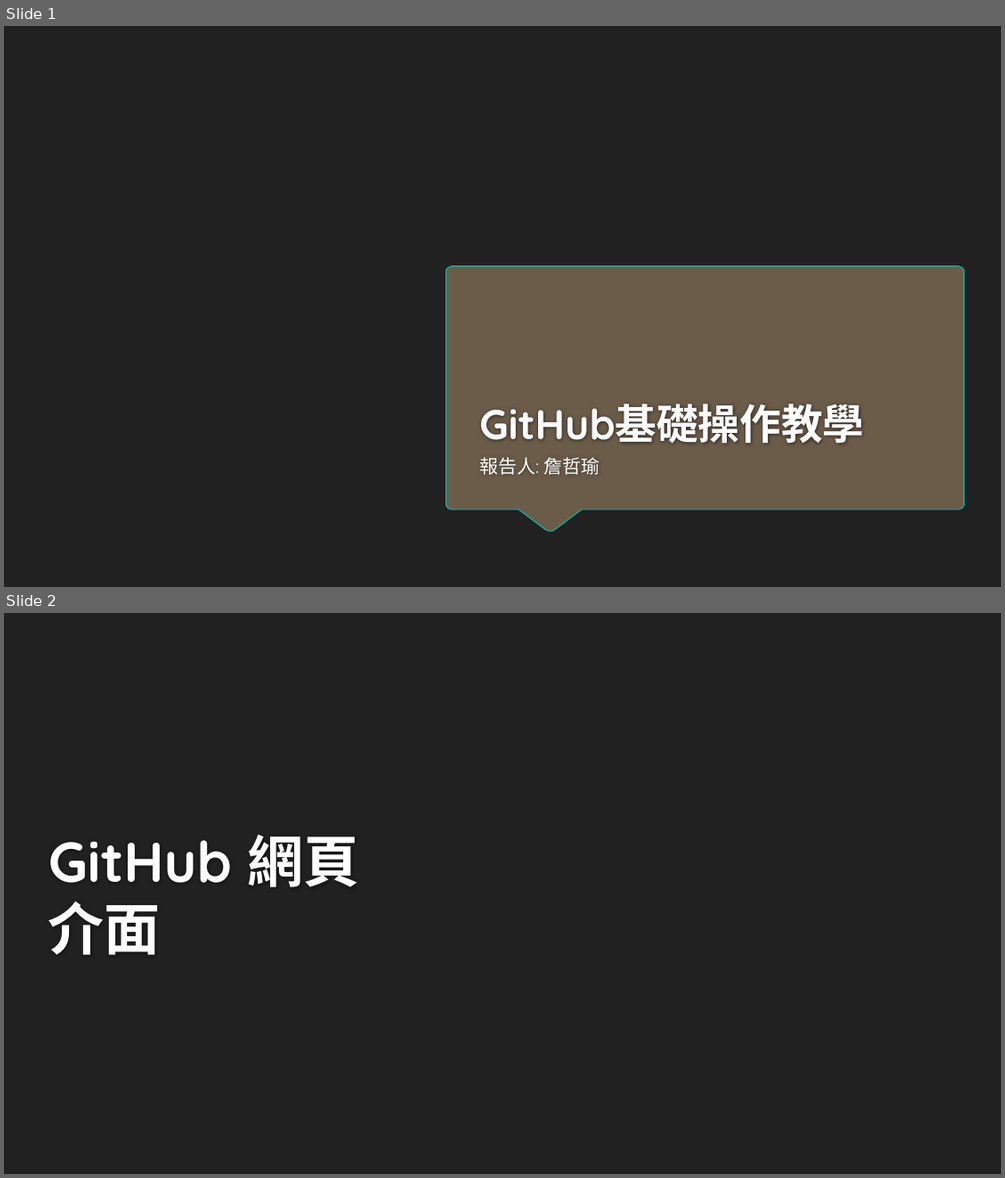
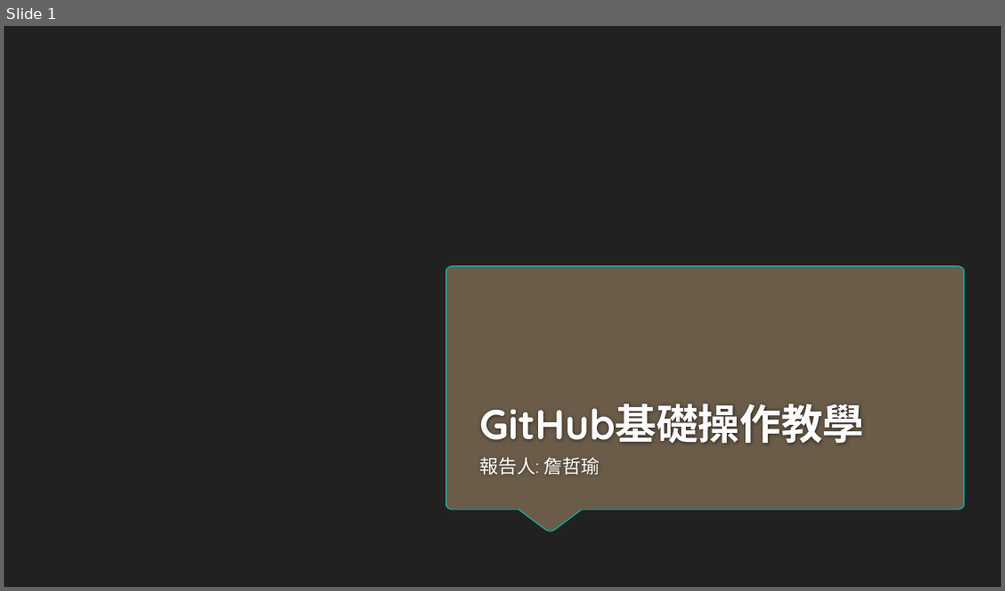
Before and after one commit to sklonely/github, a slide deck: GitHub基礎操作教學.pptx. Shown one above the other, each under a label of ours: slides 1 and 2 before the commit, slide 1 after it. The pictures are 1005x1178 and 1005x591 pixels, drawn with LibreOffice and Linux fonts; fonts in the diff are those of the drawing; background and template pictures are left out. Boxes give left, top, right and bottom in pixels: in the first picture for what was removed or moved away, otherwise in the second. Text is boxed around its words. In the diff, an @@ line names an element or a change of style, - is before the commit and + after.

```diff
--- a/GitHub基礎操作教學.pptx
+++ b/GitHub基礎操作教學.pptx
@@ slide 2 removed at (4,613,1001,1174), background #212121 @@
@@ title removed at (48,835,360,955) @@
-GitHub 網頁介面
```
Also in this commit, not shown: 10 slides added, 1 other slide removed.
